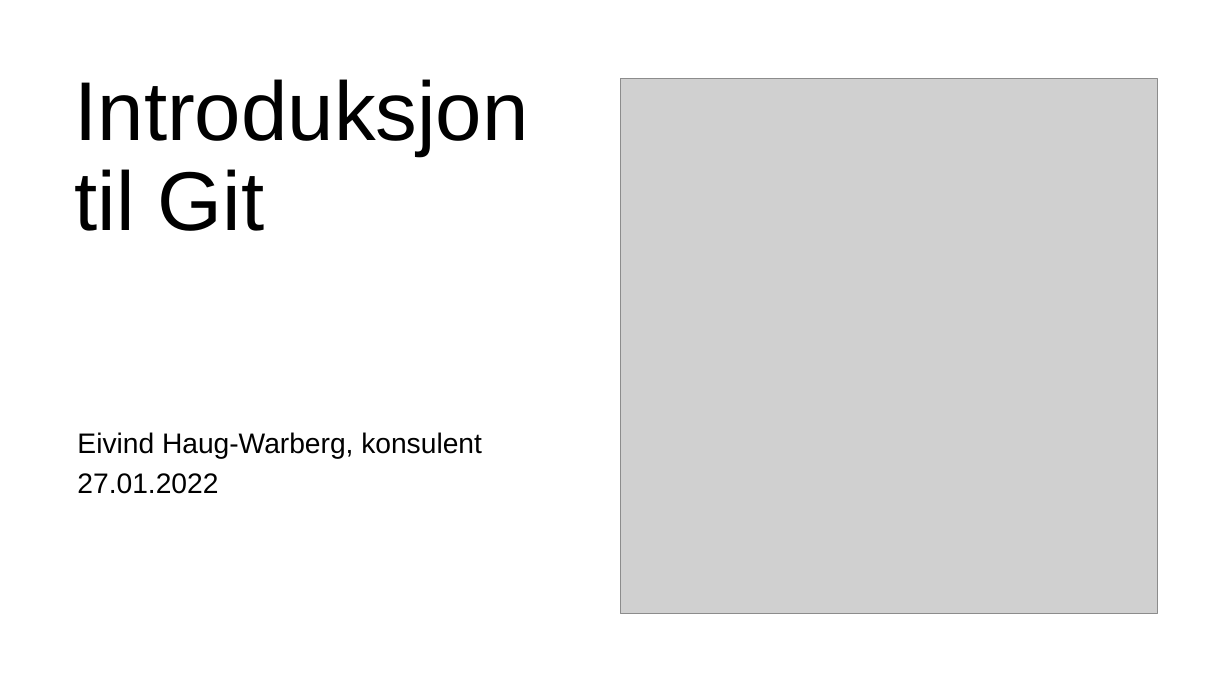
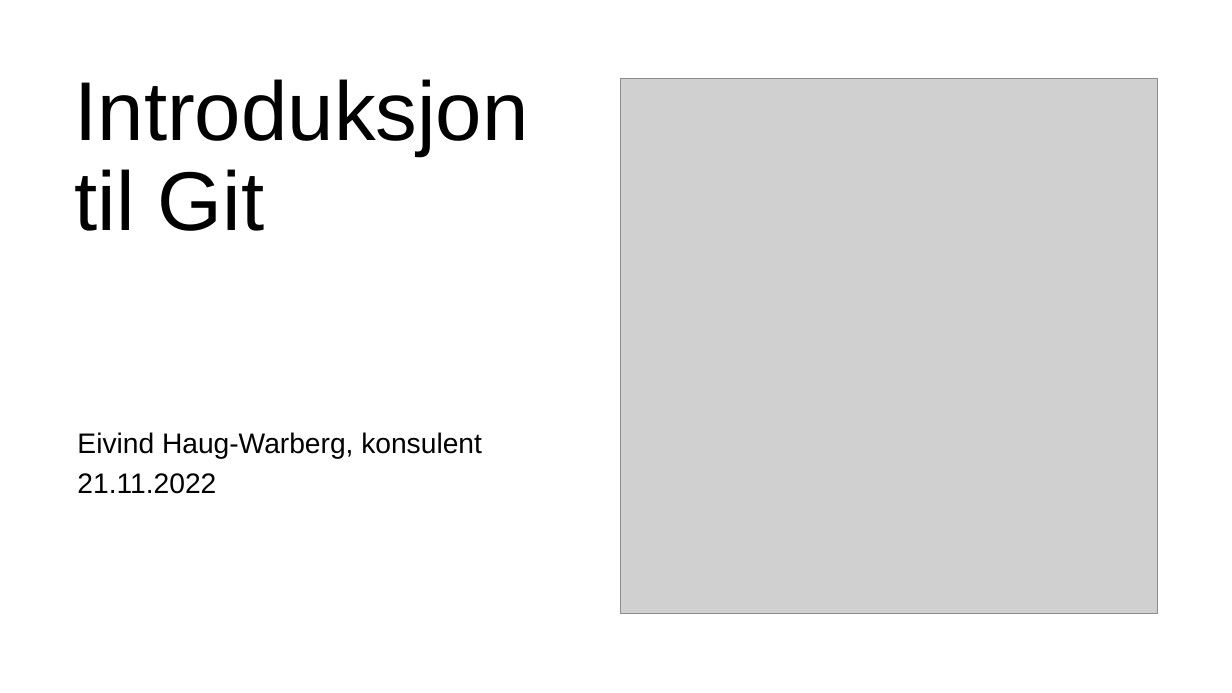
Before and after one commit to ehaugw/course-git, a slide deck: slide 1 of git_course.pptx. Drawn at 1232x693 pixels with LibreOffice and Linux fonts; fonts in the diff are those of the drawing; grey boxes stand for pictures; background and template pictures are left out. Boxes give left, top, right and bottom in pixels: in the first picture for what was removed or moved away, otherwise in the second. Text is boxed around its words. In the diff, an @@ line names an element or a change of style, - is before the commit and + after.

```diff
--- a/git_course.pptx
+++ b/git_course.pptx
@@ text at [77,473,216,494]: text changed @@
-27.01.2022
+21.11.2022
```
Also in this commit, not shown: 1 other file.
